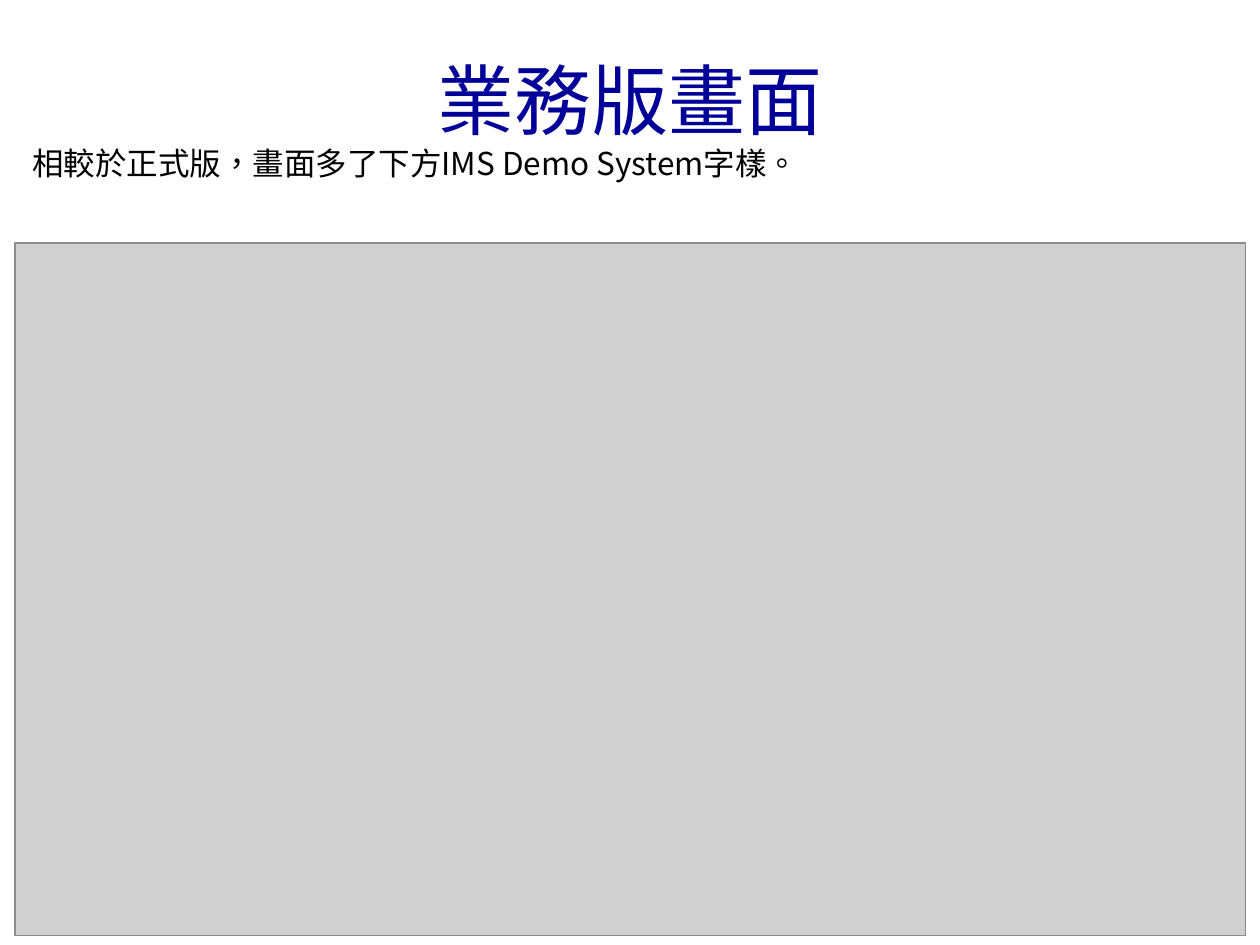
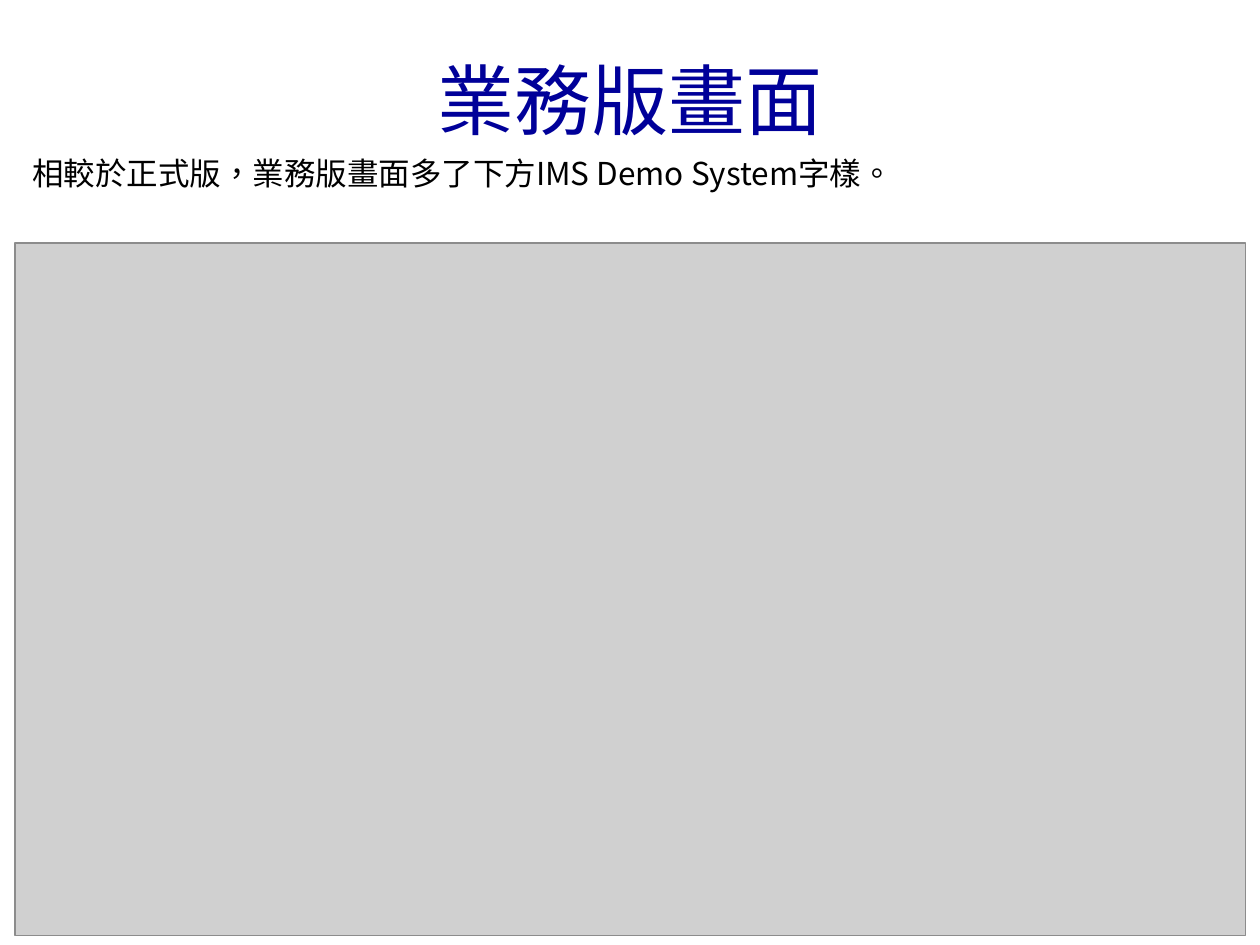
Before and after one commit to bunshue/vcs, a slide deck: slide 2 of _6.ims.tmp/內視鏡系統畫面v1.pptx. Drawn at 1260x945 pixels with LibreOffice and Linux fonts; fonts in the diff are those of the drawing; grey boxes stand for pictures; background and template pictures are left out. Boxes give left, top, right and bottom in pixels: in the first picture for what was removed or moved away, otherwise in the second. Text is boxed around its words. In the diff, an @@ line names an element or a change of style, - is before the commit and + after.

```diff
--- a/_6.ims.tmp/內視鏡系統畫面v1.pptx
+++ b/_6.ims.tmp/內視鏡系統畫面v1.pptx
@@ text at <box>32,158,893,193</box>: text changed @@
-相較於正式版，畫面多了下方IMS Demo System字樣。
+相較於正式版，業務版畫面多了下方IMS Demo System字樣。
```
Also in this commit, not shown: 13 other slides changed, 38 other files.
